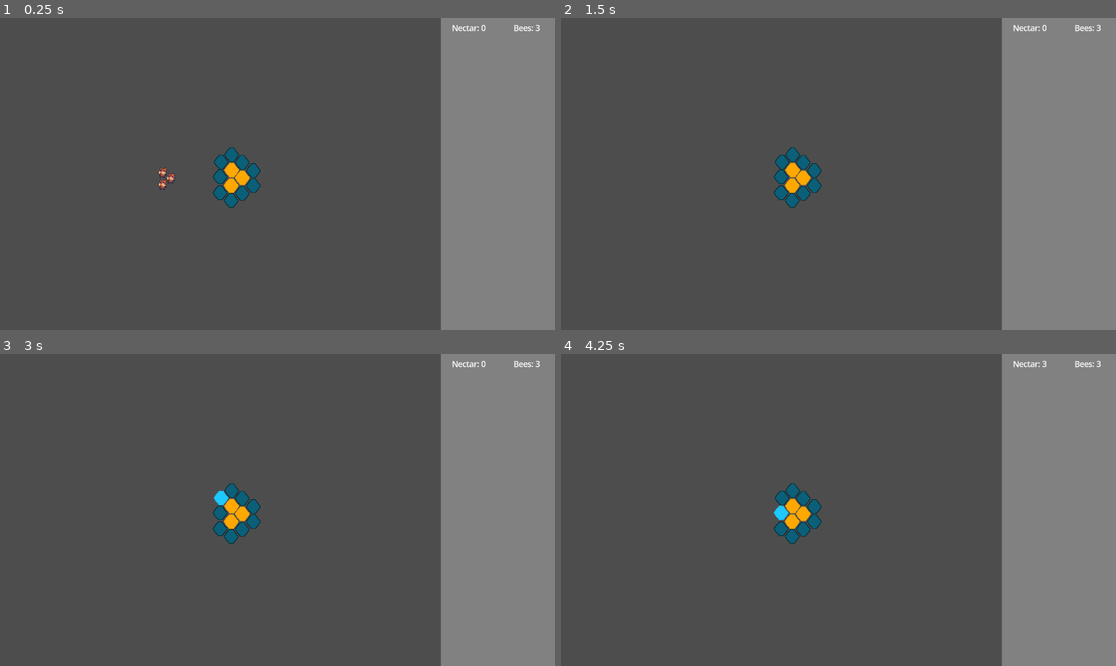
Above: before the commit, frames 1-4 (two rows, left to right).
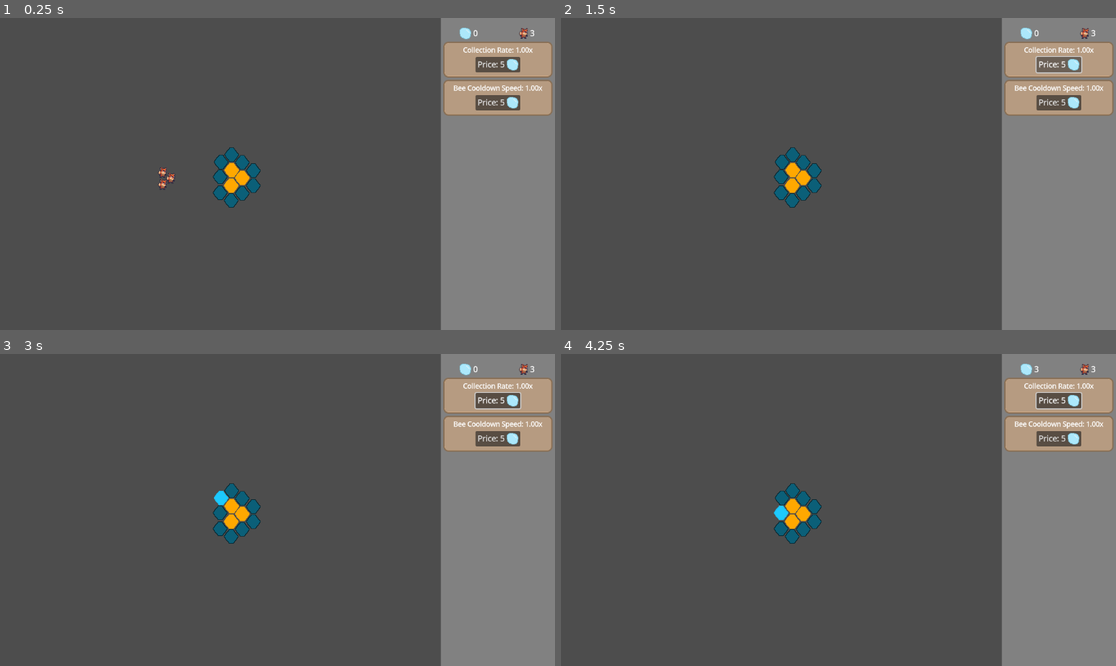
Above: after the commit, the same moments.

Repository: SBSoftwareDev/brainless
Game: Godot game, scene res://src/scenes/game.tscn
Two runs of this game, one before a commit and one after it. Both use one fixed random seed, a clock stepped at 60 frames per second and the inputs below.
Inputs (mouse positions are in pixels of both pictures, inside the frame that each line leads up to):
- Up to frame 1 (0.25 s): no input
- Up to frame 2 (1.5 s): click (1060, 64) at 0.5 s, where only the run after the commit has a clickable "Price: 5"; click (1060, 64) at 1.25 s, where only the run after the commit has a clickable "Price: 5"
- Up to frame 3 (3 s): click (499, 400) at 2 s, where only the run after the commit has a clickable "Price: 5"; tap Enter at 2.75 s; move the mouse to (222, 497) at 2.77 s
- Up to frame 4 (4.25 s): tap Space at 3.5 s; move the mouse to (783, 513) at 3.52 s

The runs differ from the first frame. In frame 1, 4.7% of the frame differs, in the area x 79-100%, y 2-32%; in frame 2, 4.7%; in frame 3, 4.7%; in frame 4, 4.7%.

Commit message:
Added base UI for upgrades; buttons and such

Diff:
--- a/src/scenes/control.tscn
+++ b/src/scenes/control.tscn
@@ -1,6 +1,19 @@
-[gd_scene load_steps=2 format=3 uid="uid://ca5du5sbdgw2t"]
+[gd_scene load_steps=4 format=3 uid="uid://ca5du5sbdgw2t"]
 
 [ext_resource type="Script" uid="uid://2fy1ymhb4egt" path="res://src/scripts/control.gd" id="1_gp5ph"]
+[ext_resource type="Texture2D" uid="uid://dh722kf4b7uh3" path="res://assets/img/ui/nectar.png" id="2_k1qm1"]
+
+[sub_resource type="StyleBoxFlat" id="StyleBoxFlat_k1qm1"]
+bg_color = Color(0.9019608, 0.7019608, 0.50980395, 0.5254902)
+border_width_left = 3
+border_width_top = 3
+border_width_right = 3
+border_width_bottom = 3
+border_color = Color(0.55722296, 0.3813506, 0.20049214, 0.5254902)
+corner_radius_top_left = 10
+corner_radius_top_right = 10
+corner_radius_bottom_right = 10
+corner_radius_bottom_left = 10
 
 [node name="Control" type="Control"]
 layout_mode = 3
@@ -31,36 +44,115 @@
 grow_horizontal = 2
 grow_vertical = 2
 
-[node name="HBoxContainer" type="HBoxContainer" parent="ColorRect/VBoxContainer"]
+[node name="MarginContainer" type="MarginContainer" parent="ColorRect/VBoxContainer"]
 layout_mode = 2
-size_flags_vertical = 3
+size_flags_horizontal = 3
+theme_override_constants/margin_top = 20
+
+[node name="HBoxContainer" type="HBoxContainer" parent="ColorRect/VBoxContainer/MarginContainer"]
+custom_minimum_size = Vector2(0, 25)
+layout_mode = 2
+size_flags_vertical = 0
 alignment = 1
 
-[node name="MarginContainer" type="MarginContainer" parent="ColorRect/VBoxContainer/HBoxContainer"]
-layout_mode = 2
-size_flags_horizontal = 3
-theme_override_constants/margin_left = 0
-theme_override_constants/margin_top = 10
-
-[node name="NectarAmountLabel" type="RichTextLabel" parent="ColorRect/VBoxContainer/HBoxContainer/MarginContainer"]
+[node name="NectarAmountLabel" type="RichTextLabel" parent="ColorRect/VBoxContainer/MarginContainer/HBoxContainer"]
 unique_name_in_owner = true
 texture_filter = 2
 layout_mode = 2
 size_flags_horizontal = 3
 size_flags_vertical = 3
-text = "Nectar:"
+bbcode_enabled = true
+text = "N:"
+scroll_active = false
 horizontal_alignment = 1
 
-[node name="MarginContainer2" type="MarginContainer" parent="ColorRect/VBoxContainer/HBoxContainer"]
-layout_mode = 2
-size_flags_horizontal = 3
-theme_override_constants/margin_top = 10
-
-[node name="BeeAmountLabel" type="RichTextLabel" parent="ColorRect/VBoxContainer/HBoxContainer/MarginContainer2"]
+[node name="BeeAmountLabel" type="RichTextLabel" parent="ColorRect/VBoxContainer/MarginContainer/HBoxContainer"]
 unique_name_in_owner = true
 texture_filter = 2
 layout_mode = 2
 size_flags_horizontal = 3
 size_flags_vertical = 3
-text = "Bees:"
+bbcode_enabled = true
+text = "B:"
+scroll_active = false
 horizontal_alignment = 1
+
+[node name="RateUpgradePanel" type="MarginContainer" parent="ColorRect/VBoxContainer"]
+layout_mode = 2
+theme_override_constants/margin_left = 5
+theme_override_constants/margin_right = 5
+
+[node name="Panel" type="Panel" parent="ColorRect/VBoxContainer/RateUpgradePanel"]
+custom_minimum_size = Vector2(0, 75)
+layout_mode = 2
+theme_override_styles/panel = SubResource("StyleBoxFlat_k1qm1")
+
+[node name="VBoxContainer" type="VBoxContainer" parent="ColorRect/VBoxContainer/RateUpgradePanel/Panel"]
+layout_mode = 1
+anchors_preset = 8
+anchor_left = 0.5
+anchor_top = 0.5
+anchor_right = 0.5
+anchor_bottom = 0.5
+offset_left = -111.0
+offset_top = -29.0
+offset_right = 111.0
+offset_bottom = 29.0
+grow_horizontal = 2
+grow_vertical = 2
+
+[node name="Label" type="Label" parent="ColorRect/VBoxContainer/RateUpgradePanel/Panel/VBoxContainer"]
+layout_mode = 2
+size_flags_horizontal = 4
+theme_override_font_sizes/font_size = 14
+text = "Collection Rate: 1.00x"
+
+[node name="Button" type="Button" parent="ColorRect/VBoxContainer/RateUpgradePanel/Panel/VBoxContainer"]
+layout_mode = 2
+size_flags_horizontal = 4
+size_flags_vertical = 4
+text = "Price: 5"
+icon = ExtResource("2_k1qm1")
+icon_alignment = 2
+
+[node name="CellCooldownUpgradePanel2" type="MarginContainer" parent="ColorRect/VBoxContainer"]
+layout_mode = 2
+theme_override_constants/margin_left = 5
+theme_override_constants/margin_right = 5
+
+[node name="Panel" type="Panel" parent="ColorRect/VBoxContainer/CellCooldownUpgradePanel2"]
+custom_minimum_size = Vector2(0, 75)
+layout_mode = 2
+theme_override_styles/panel = SubResource("StyleBoxFlat_k1qm1")
+
+[node name="VBoxContainer" type="VBoxContainer" parent="ColorRect/VBoxContainer/CellCooldownUpgradePanel2/Panel"]
+layout_mode = 1
+anchors_preset = 8
+anchor_left = 0.5
+anchor_top = 0.5
+anchor_right = 0.5
+anchor_bottom = 0.5
+offset_left = -111.0
+offset_top = -29.0
+offset_right = 111.0
+offset_bottom = 29.0
+grow_horizontal = 2
+grow_vertical = 2
+
+[node name="Label" type="Label" parent="ColorRect/VBoxContainer/CellCooldownUpgradePanel2/Panel/VBoxContainer"]
+layout_mode = 2
+size_flags_horizontal = 4
+theme_override_font_sizes/font_size = 14
+text = "Bee Cooldown Speed: 1.00x"
+
+[node name="Button" type="Button" parent="ColorRect/VBoxContainer/CellCooldownUpgradePanel2/Panel/VBoxContainer"]
+layout_mode = 2
+size_flags_horizontal = 4
+size_flags_vertical = 4
+text = "Price: 5"
+icon = ExtResource("2_k1qm1")
+icon_alignment = 2
+
+[node name="MarginContainer2" type="MarginContainer" parent="ColorRect/VBoxContainer"]
+layout_mode = 2
+size_flags_vertical = 3
--- a/src/scripts/control.gd
+++ b/src/scripts/control.gd
@@ -4,7 +4,11 @@
 @onready var nectar_amount_label: RichTextLabel = %NectarAmountLabel
 @onready var bee_amount_label: RichTextLabel = %BeeAmountLabel
 
+func _ready() -> void:
+	nectar_amount_label.text = str("[img]res://assets/img/ui/nectar.png[/img] 0")
+	bee_amount_label.text = str("[img]res://src/scenes/worker_bee.tscn::AtlasTexture_xt75n[/img] 0")
+
 # Called every frame. 'delta' is the elapsed time since the previous frame.
 func _process(_delta: float) -> void:
-	nectar_amount_label.text = str("Nectar: ", economy.getNectarAmount())
-	bee_amount_label.text = str("Bees: ", economy.getBeeAmount())
+	nectar_amount_label.text = str("[img]res://assets/img/ui/nectar.png[/img] ", economy.getNectarAmount() )
+	bee_amount_label.text = str("[img]res://src/scenes/worker_bee.tscn::AtlasTexture_xt75n[/img] ", economy.getBeeAmount())
Binary file added: assets/img/ui/nectar.png
Not shown, added: assets/img/ui/nectar.png.import
